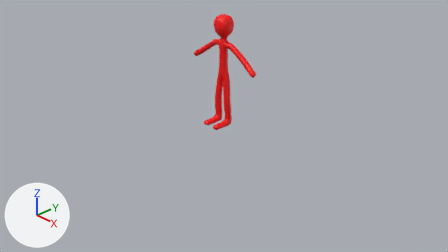
One commit to the Blender file art/blender/stickman.blend: the scene before it, then after it.
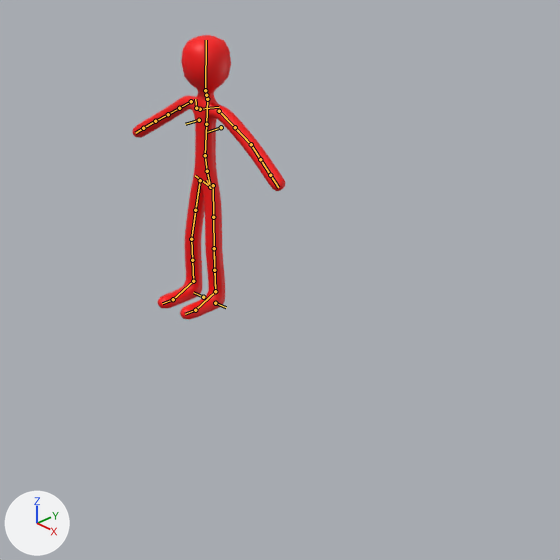
There are two pictures of each version: one from the file's camera 'Camera', one close up on the part from 31% to 82% of the width and 0% to 90% of the height. The lights are fixed; the arrows at lower left show +X, +Y and +Z. The bones that bend it are drawn over the model as lines in the close-ups.

The first close-up shows 'Skin'.
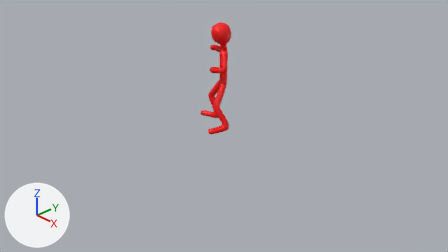
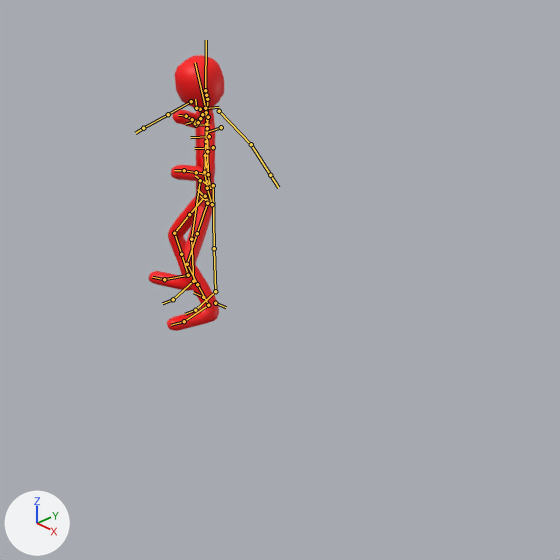
The newer file adds an action. The first version stands in its rest pose; the second is drawn at frame 13 of the action 'FightIdle'.

Scene script edits in JSON lines:
```json
{"block": "bone_root", "where": "bone_root = bpy.data.objects['rig'].pose.bones['root']"}
{"op": "set", "path": "bone_root.rotation_quaternion", "old": "(1.0, 0.0, 0.0, 0.0)", "new": "(0.993, 0.0, 0.0, -0.118)", "note": "degrees (0, 0, 0) -> degrees (0, 0, -14)"}
{"block": "bone_torso", "where": "bone_torso = bpy.data.objects['rig'].pose.bones['torso']  # child of 'MCH-torso.parent'"}
{"op": "set", "path": "bone_torso.location", "old": "(0.0, 0.0, 0.0)", "new": "(0.0, 0.0, -0.129)"}
{"op": "set", "path": "bone_torso.rotation_quaternion", "old": "(1.0, 0.0, 0.0, 0.0)", "new": "(0.981, 0.0, 0.0, -0.195)", "note": "degrees (0, 0, 0) -> degrees (0, 0, -22)"}
{"block": "bone_thigh_ik_l", "where": "bone_thigh_ik_l = bpy.data.objects['rig'].pose.bones['thigh_ik.L']  # child of 'MCH-thigh_ik_swing.L'"}
{"op": "set", "path": "bone_thigh_ik_l.rotation_euler", "old": "(0.0, 0.0, 0.0)", "new": "(0.0, 0.506, 0.0)", "note": "degrees (0, 0, 0) -> degrees (0, 29, 0)"}
{"block": "bone_head", "where": "bone_head = bpy.data.objects['rig'].pose.bones['head']  # child of 'MCH-ROT-head'"}
{"op": "set", "path": "bone_head.rotation_quaternion", "old": "(1.0, 0.0, 0.0, 0.0)", "new": "(0.945, 0.131, 0.298, -0.041)", "note": "degrees (0, 0, 0) -> degrees (16, 35, 0)"}
{"block": "bone_upper_arm_fk_l", "where": "bone_upper_arm_fk_l = bpy.data.objects['rig'].pose.bones['upper_arm_fk.L']  # child of 'MCH-upper_arm_parent.L'"}
{"op": "set", "path": "bone_upper_arm_fk_l.rotation_quaternion", "old": "(1.0, 0.0, 0.0, 0.0)", "new": "(0.897, 0.191, 0.343, -0.202)", "note": "degrees (0, 0, 0) -> degrees (17, 44, -19)"}
{"block": "bone_forearm_fk_l", "where": "bone_forearm_fk_l = bpy.data.objects['rig'].pose.bones['forearm_fk.L']  # child of 'upper_arm_fk.L'"}
{"op": "set", "path": "bone_forearm_fk_l.rotation_quaternion", "old": "(1.0, 0.0, 0.0, 0.0)", "new": "(0.71, 0.703, 0.028, -0.028)", "note": "degrees (0, 0, 0) -> degrees (89, 5, 0)"}
{"block": "bone_upper_arm_fk_r", "where": "bone_upper_arm_fk_r = bpy.data.objects['rig'].pose.bones['upper_arm_fk.R']  # child of 'MCH-upper_arm_parent.R'"}
{"op": "set", "path": "bone_upper_arm_fk_r.rotation_quaternion", "old": "(1.0, 0.0, 0.0, 0.0)", "new": "(0.988, 0.0, 0.0, 0.155)", "note": "degrees (0, 0, 0) -> degrees (0, 0, 18)"}
{"block": "bone_forearm_fk_r", "where": "bone_forearm_fk_r = bpy.data.objects['rig'].pose.bones['forearm_fk.R']  # child of 'upper_arm_fk.R'"}
{"op": "set", "path": "bone_forearm_fk_r.rotation_quaternion", "old": "(1.0, 0.0, 0.0, 0.0)", "new": "(0.341, 0.94, 0.007, -0.002)", "note": "degrees (0, 0, 0) -> degrees (140, 1, 1)"}
{"block": "bone_hand_fk_r", "where": "bone_hand_fk_r = bpy.data.objects['rig'].pose.bones['hand_fk.R']  # child of 'MCH-hand_fk.R'"}
{"op": "set", "path": "bone_hand_fk_r.rotation_quaternion", "old": "(1.0, 0.0, 0.0, 0.0)", "new": "(0.997, 0.0, 0.0, 0.081)", "note": "degrees (0, 0, 0) -> degrees (0, 0, 9)"}
{"block": "bone_shoulder_l", "where": "bone_shoulder_l = bpy.data.objects['rig'].pose.bones['shoulder.L']  # child of 'ORG-spine.003'"}
{"op": "set", "path": "bone_shoulder_l.rotation_euler", "old": "(0.0, 0.0, 0.0)", "new": "(0.0873, -0.0349, 0.0)", "note": "degrees (0, 0, 0) -> degrees (5, -2, 0)"}
{"block": "bone_shoulder_r", "where": "bone_shoulder_r = bpy.data.objects['rig'].pose.bones['shoulder.R']  # child of 'ORG-spine.003'"}
{"op": "set", "path": "bone_shoulder_r.rotation_euler", "old": "(0.0, 0.0, 0.0)", "new": "(0.0873, 0.157, -0.0698)", "note": "degrees (0, 0, 0) -> degrees (5, 9, -4)"}
{"block": "bone_foot_ik_l", "where": "bone_foot_ik_l = bpy.data.objects['rig'].pose.bones['foot_ik.L']  # child of 'MCH-foot_ik.parent.L'"}
{"op": "set", "path": "bone_foot_ik_l.location", "old": "(0.0, 0.0, 0.0)", "new": "(0.169, -0.129, 0.0)"}
{"block": "bone_foot_ik_r", "where": "bone_foot_ik_r = bpy.data.objects['rig'].pose.bones['foot_ik.R']  # child of 'MCH-foot_ik.parent.R'"}
{"op": "set", "path": "bone_foot_ik_r.location", "old": "(0.0, 0.0, 0.0)", "new": "(-0.108, -0.007, 0.0)"}
{"op": "set", "path": "bone_foot_ik_r.rotation_quaternion", "old": "(1.0, 0.0, 0.0, 0.0)", "new": "(0.88, 0.0, 0.0, -0.476)", "note": "degrees (0, 0, 0) -> degrees (0, 0, -57)"}
```

Changed parts and their boxes (x1, y1, x2, y2) in the close-ups (560 x 560 px):
```json
{"object": "Skin", "change": "posed", "before": [132, 35, 285, 319], "after": [149, 55, 224, 331], "on screen": "51% narrower"}
```
